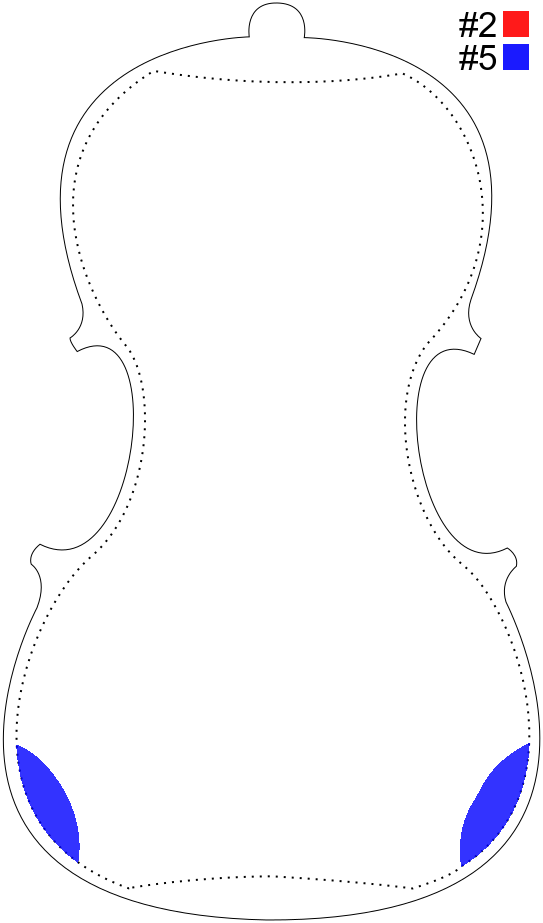
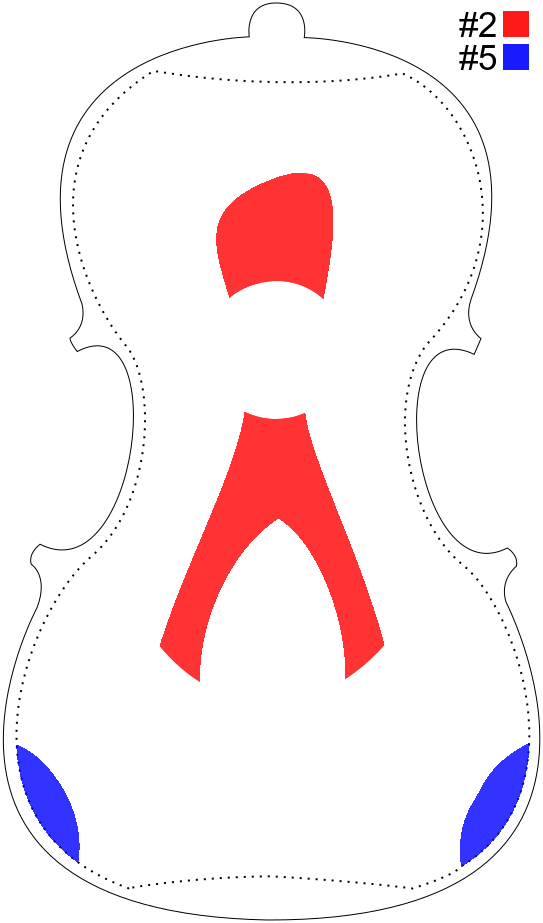
Layer changes from the first 543×923 image to the second:
added layer "2S -5P -5S" (80%) above "2S" over (159, 173, 385, 682)
